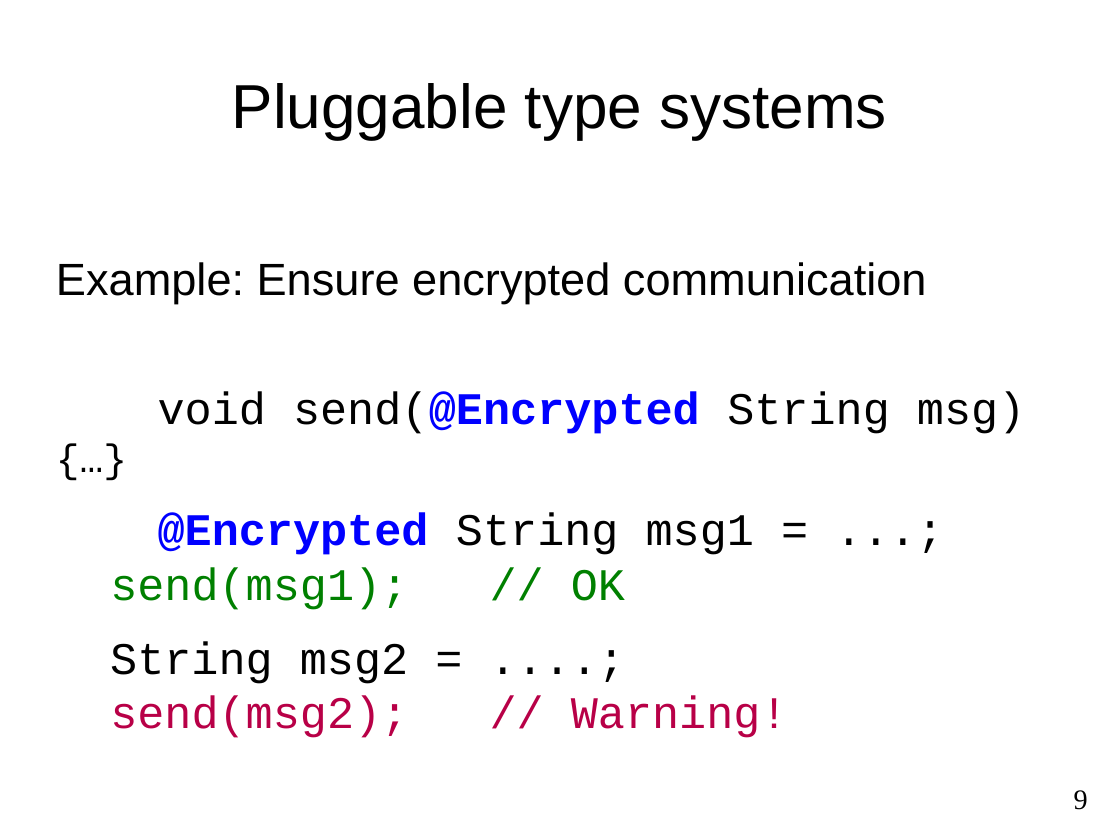
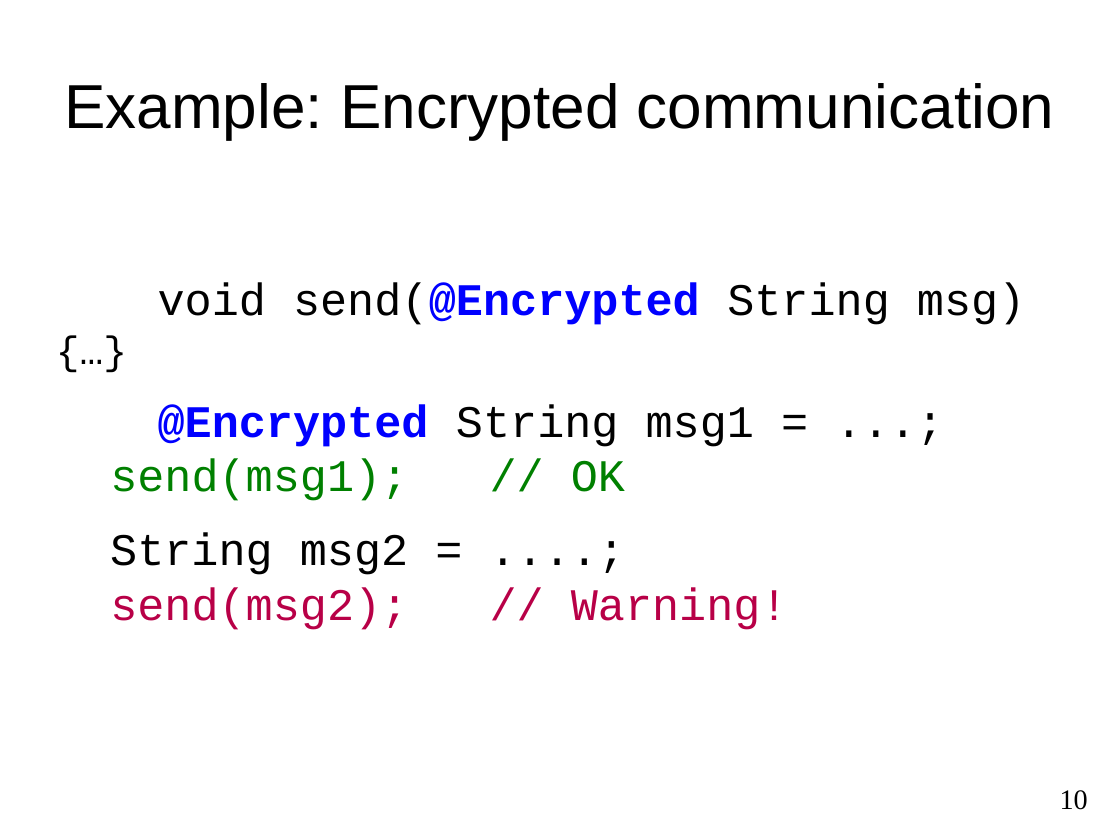
Before and after one commit to reprogrammer/checker-framework, a slide deck: slide 10 of demos/2011-OSBridge/intro.odp (slide 9 before the commit). Drawn at 1120x840 pixels with LibreOffice and Linux fonts; fonts in the diff are those of the drawing. Boxes give left, top, right and bottom in pixels: in the first picture for what was removed or moved away, otherwise in the second. Text is boxed around its words. In the diff, an @@ line names an element or a change of style, - is before the commit and + after.

```diff
--- a/demos/2011-OSBridge/intro.odp
+++ b/demos/2011-OSBridge/intro.odp
@@ title at bbox=[64, 83, 1054, 139]: text changed @@
-Pluggable type systems
+Example: Encrypted communication
@@ text at bbox=[56, 262, 927, 304]: paragraph removed @@
-Example: Ensure encrypted communication
@@ page number at bbox=[1060, 790, 1088, 810]: text changed @@
-9
+10
```
Also in this commit, not shown: 5 other slides changed, 1 slide added, 1 slide removed, 2 other files.
